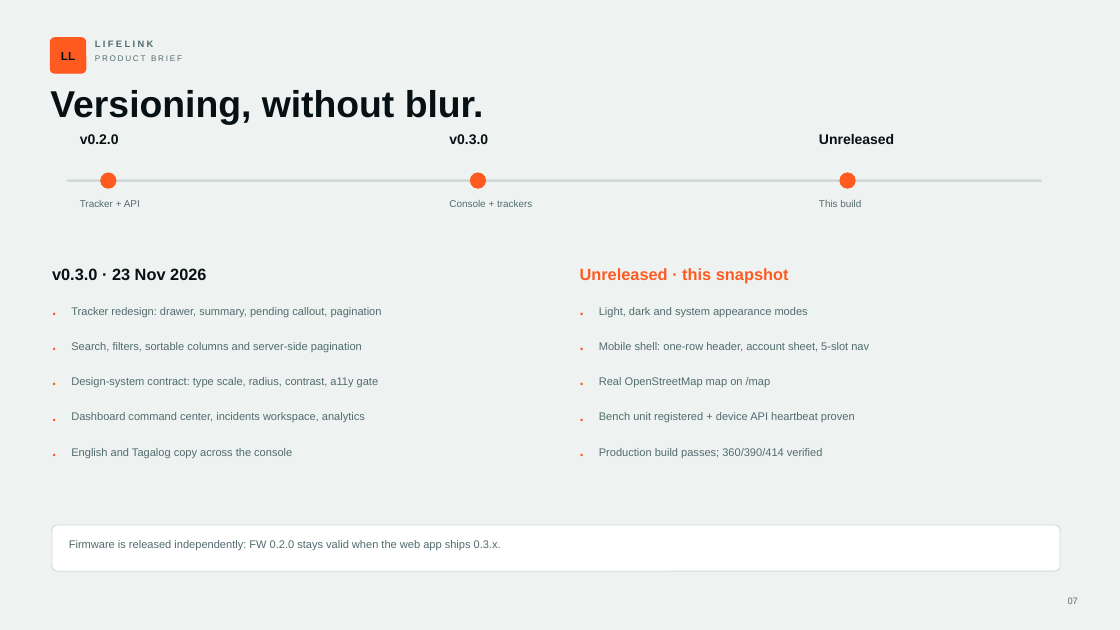
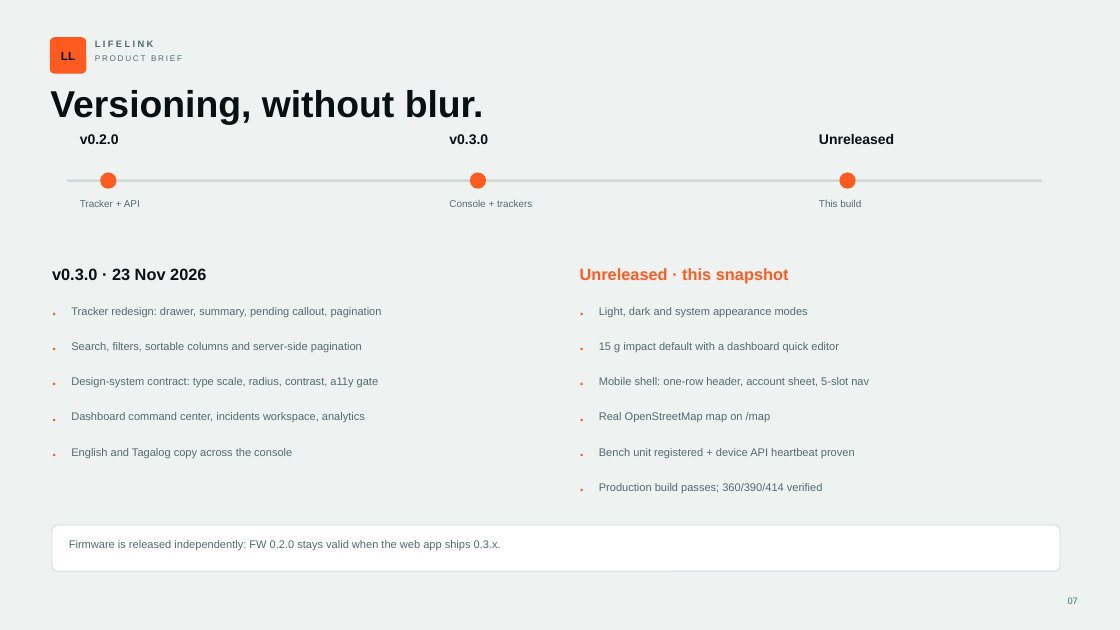
Before and after one commit to Karlcalimotan/LifeLinks, a slide deck: slide 7 of reports/LifeLink-product-brief-v0.3.0.pptx. Drawn at 1120x630 pixels with LibreOffice and Linux fonts; fonts in the diff are those of the drawing. Boxes give left, top, right and bottom in pixels: in the first picture for what was removed or moved away, otherwise in the second. Text is boxed around its words. In the diff, an @@ line names an element or a change of style, - is before the commit and + after.

Commit message:
feat: raise impact alert threshold to 15g and add dashboard editor

```diff
--- a/reports/LifeLink-product-brief-v0.3.0.pptx
+++ b/reports/LifeLink-product-brief-v0.3.0.pptx
@@ text added at (x1=599, y1=342, x2=839, y2=352), 9.5 pt, text #526B6E @@
+15 g impact default with a dashboard quick editor
@@ text added at (x1=580, y1=481, x2=597, y2=502), 13 pt, text #FF5A1F, bold @@
+·
@@ 4 texts moved together from (x1=599, y1=342, x2=869, y2=458) to (x1=599, y1=377, x2=869, y2=493) @@
```
Also in this commit, not shown: 1 other slide changed, 24 other files.
